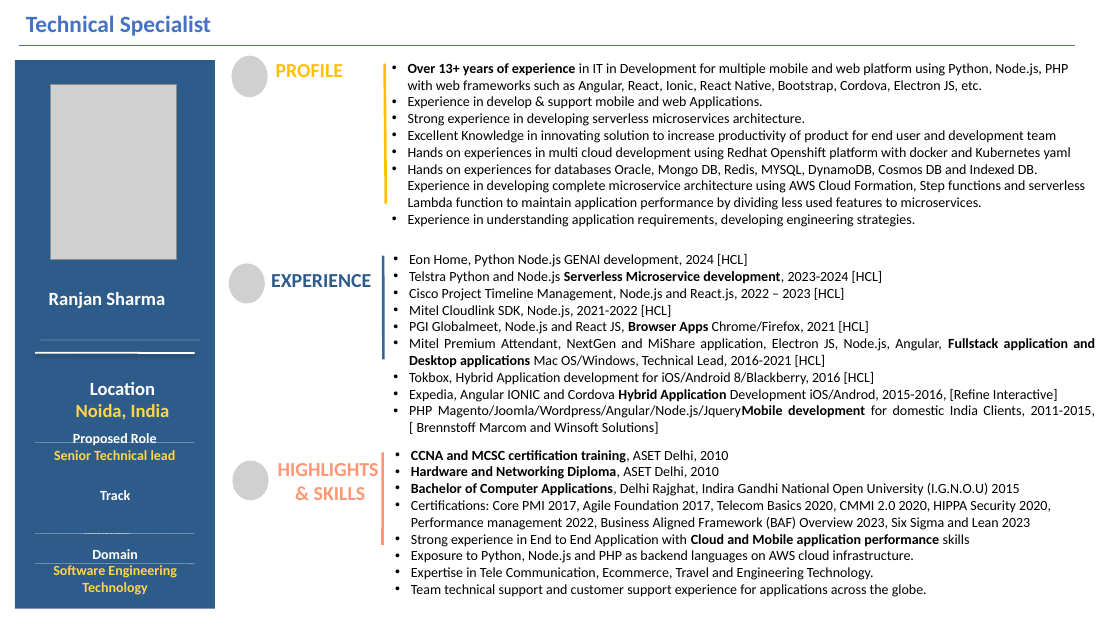
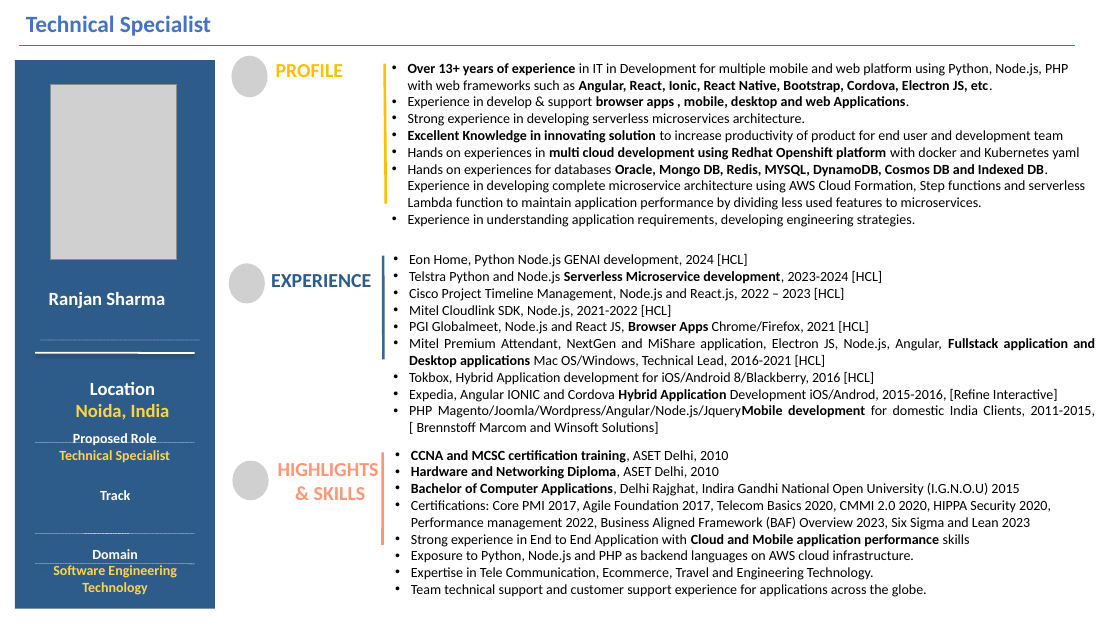
Before and after one commit to githcldev/node-refresh, a slide deck: slide 1 of p/pro/Ranjan-Sharma-Profile V 1.0.pptx. Drawn at 1120x630 pixels with LibreOffice and Linux fonts; fonts in the diff are those of the drawing; grey boxes stand for pictures. Boxes give left, top, right and bottom in pixels: in the first picture for what was removed or moved away, otherwise in the second. Text is boxed around its words. In the diff, an @@ line names an element or a change of style, - is before the commit and + after.

```diff
--- a/p/pro/Ranjan-Sharma-Profile V 1.0.pptx
+++ b/p/pro/Ranjan-Sharma-Profile V 1.0.pptx
@@ text at (x1=408, y1=63, x2=1086, y2=210): bold on in "Angular, React, Ionic, React Native, Bootstrap, Cordova, ...", "Excellent Knowledge in innovating solution", "multi cloud development using Redhat Openshift platform", "Oracle, Mongo DB, Redis, MYSQL, DynamoDB, Cosmos ..." @@
@@ text at (x1=408, y1=96, x2=910, y2=109): text changed; bold on @@
-• Experience in develop & support mobile and web Applications.
+• Experience in develop & support browser apps , mobile, desktop and web Applications.
@@ text at (x1=59, y1=450, x2=170, y2=463): text changed @@
-Senior Technical lead
+Technical Specialist
```
Also in this commit, not shown: 2 other files.
